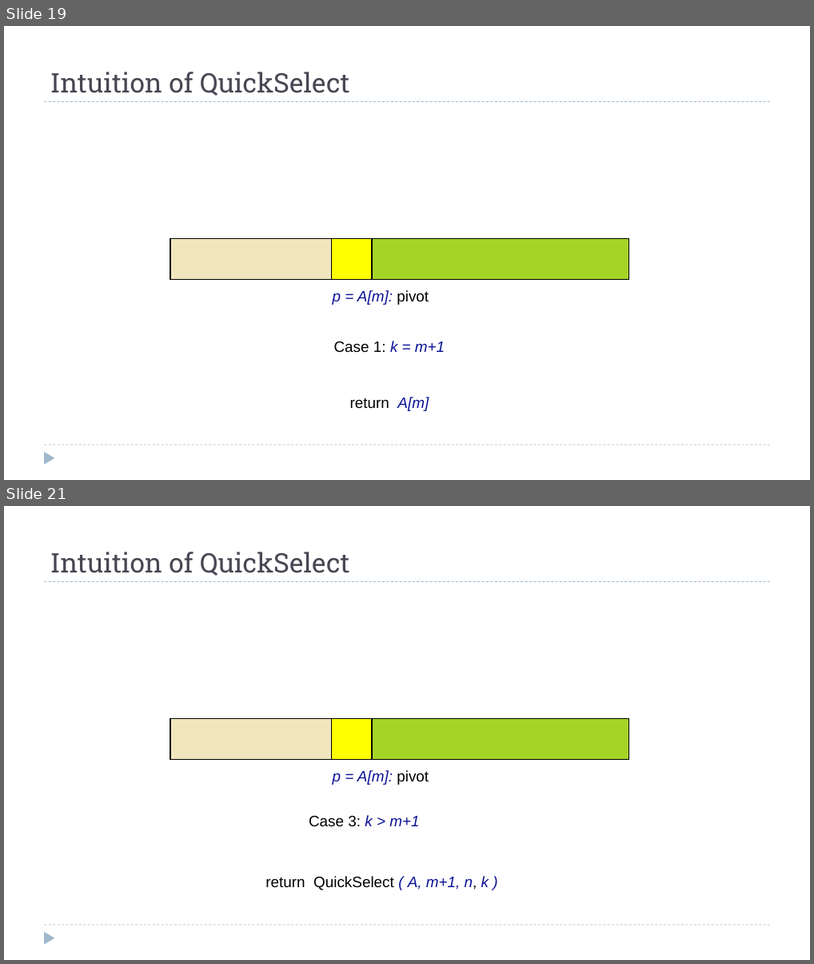
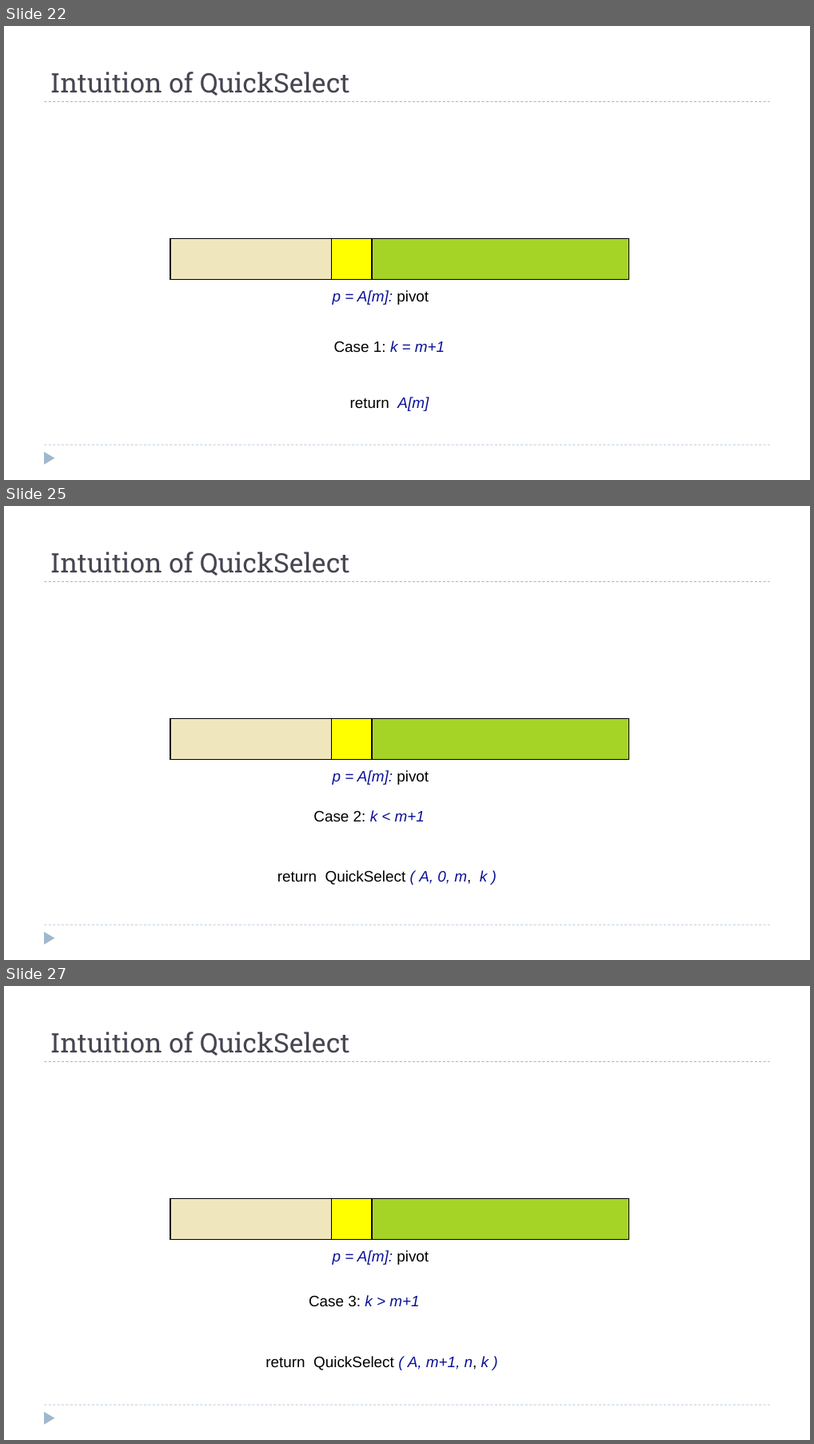
Before and after one commit to dsc-courses/dsc40b-2025-wi, a slide deck: materials/lectures/07-quickselect/slides.pptx. Shown one above the other, each under a label of ours: slides 19 and 21 before the commit, slides 22, 25 and 27 after it; the slides between them are not shown. The pictures are 814x964 and 814x1444 pixels, drawn with LibreOffice and Linux fonts; fonts in the diff are those of the drawing; grey boxes stand for pictures. Boxes give left, top, right and bottom in pixels: in the first picture for what was removed or moved away, otherwise in the second. Text is boxed around its words. In the diff, an @@ line names an element or a change of style, - is before the commit and + after.

```diff
--- a/materials/lectures/07-quickselect/slides.pptx
+++ b/materials/lectures/07-quickselect/slides.pptx
@@ slide 25 added at [4, 506, 810, 960], background #FFFFFF; not listed: 3 template elements that a slide beside it also shows @@
@@ title added at [50, 552, 350, 576], 32 pt, text #464653 @@
+Intuition of QuickSelect
@@ rectangle added at [170, 718, 629, 759], fill #CCFFCC at 56% opacity, outline #000000 0.75 pt @@
@@ group added at [170, 718, 629, 784]: 3 rectangles, 1 text @@
+p = A[m]: pivot
@@ text added at [314, 810, 425, 821], 18 pt, text #000000 @@
+Case 2: k < m+1
@@ text added at [278, 870, 487, 884], 18 pt, text #000000 @@
+return QuickSelect ( A, 0, m, k )
@@ what was slide 19 is now slide 22 @@
@@ what was slide 21 is now slide 27 @@
```
Also in this commit, not shown: 5 slides changed, 18 other slides added, 20 other files.
